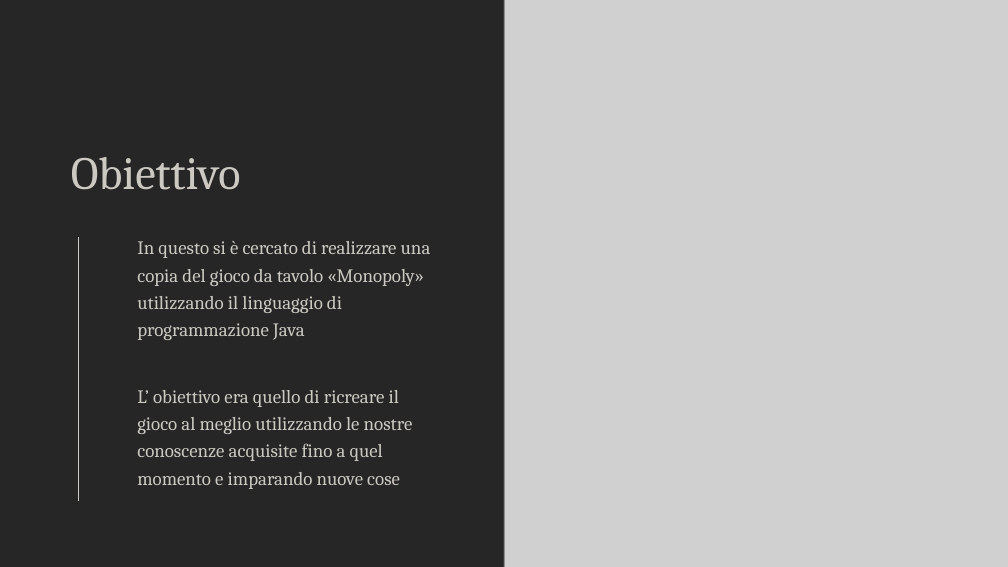
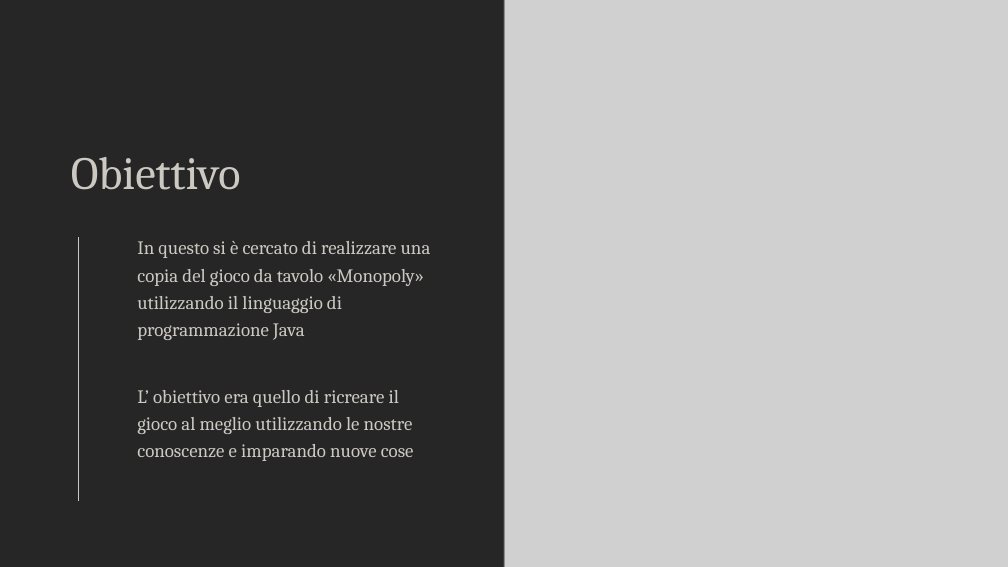
Before and after one commit to MirkoMolteni/MonopolyJava, a slide deck: slide 3 of Monopoly.pptx. Drawn at 1008x567 pixels with LibreOffice and Linux fonts; fonts in the diff are those of the drawing; grey boxes stand for pictures. Boxes give left, top, right and bottom in pixels: in the first picture for what was removed or moved away, otherwise in the second. Text is boxed around its words. In the diff, an @@ line names an element or a change of style, - is before the commit and + after.

Commit message:
Modificaa presentazione

```diff
--- a/Monopoly.pptx
+++ b/Monopoly.pptx
@@ text at (137, 390, 414, 461): text changed @@
-L’ obiettivo era quello di ricreare il gioco al meglio utilizzando le nostre conoscenze acquisite fino a quel momento e imparando nuove cose
+L’ obiettivo era quello di ricreare il gioco al meglio utilizzando le nostre conoscenze e imparando nuove cose
```
